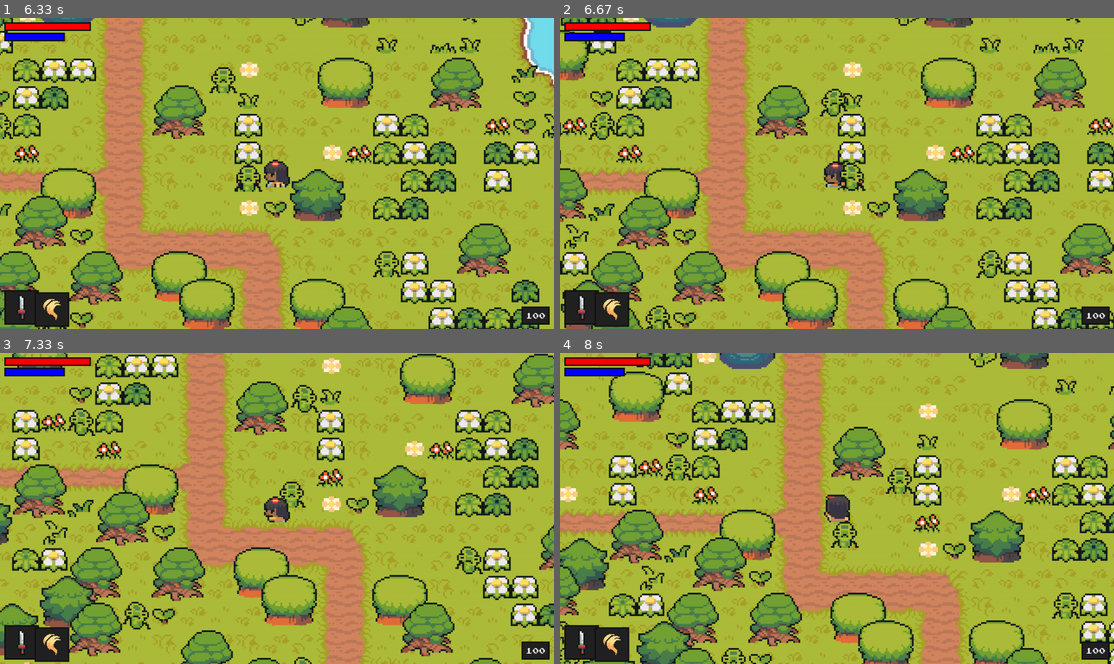
Above: before the commit, frames 1-4 (two rows, left to right).
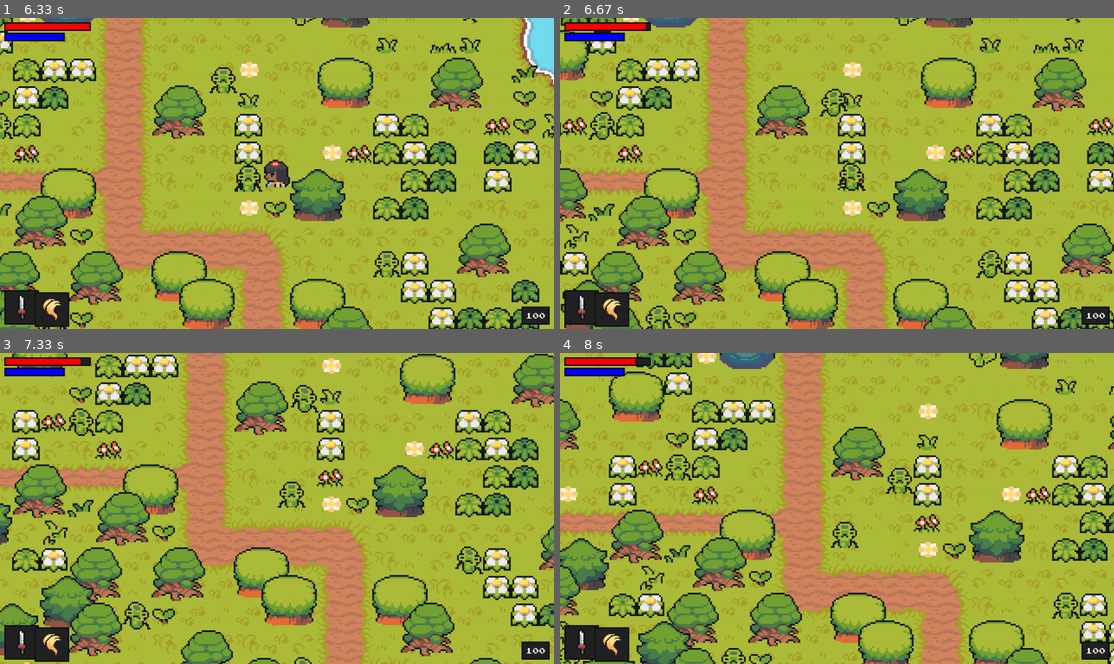
Above: after the commit, the same moments.

Repository: M1estere/Pygame_Project
Game: pygame game, started from code/main.py
The game is run twice, just before and just after one commit, with the same random seed, the same clock (stepped at 60 frames per second) and the same inputs.
Inputs:
- Up to frame 1 (6.33 s): hold Right 0.33-0.8 s; hold Up 0.83-1.13 s; hold Right 1.17-1.63 s; hold Left 1.67-2.2 s; hold Down 2.23-2.53 s; hold Left 2.57-2.97 s; hold Up 3-3.37 s; hold Right 3.4-4.03 s; hold Down 4.07-4.43 s; hold Left 4.47-4.93 s; hold Right 4.97-5.43 s; hold Up 5.47-5.77 s; hold Right 5.8-6.27 s; hold Left from 6.3 s (still down)
- Up to frame 2 (6.67 s): keep holding Left
- Up to frame 3 (7.33 s): release Left at 6.83 s; hold Down 6.87-7.17 s; hold Left from 7.2 s (still down)
- Up to frame 4 (8 s): release Left at 7.6 s; hold Up from 7.63 s (still down)

Frame 1 is identical in both runs. In frame 2, 0.3% of the frame differs, in the area x 15-52%, y 1-55%; in frame 3, 0.4%; in frame 4, 0.4%, in the area x 13-53%, y 1-55%.

Commit message:
Collisions enemy/player

Diff:
--- a/code/creature.py
+++ b/code/creature.py
@@ -1,4 +1,6 @@
 import pygame
+
+from math import sin
 
 class Creature(pygame.sprite.Sprite):
 	def __init__(self, groups):
@@ -31,3 +33,8 @@
 				if sprite.hitbox.colliderect(self.hitbox):
 					if self.direction.y > 0: self.hitbox.bottom = sprite.hitbox.top # down
 					if self.direction.y < 0: self.hitbox.top = sprite.hitbox.bottom # up
+
+	def wave_value(self):
+		value = sin(pygame.time.get_ticks())
+		if value >= 0: return 255
+		else: return 0
--- a/code/enemy.py
+++ b/code/enemy.py
@@ -6,7 +6,7 @@
 from support import import_folder
 
 class Enemy(Creature):
-    def __init__(self, enemy_name, pos, groups, obstacles):
+    def __init__(self, enemy_name, pos, groups, obstacles, damage_player):
         super().__init__(groups)
 
         self.sprite_type = 'enemy'
@@ -20,6 +20,7 @@
         self.hitbox = self.rect.inflate(0, -10)
 
         self.obstacles = obstacles
+        self.damage_player = damage_player
 
         self.monster_name = enemy_name
         monster_info = monster_data[self.monster_name]
@@ -91,9 +92,16 @@
         self.image = animation[int(self.frame_index)]
         self.rect = self.image.get_rect(center = self.hitbox.center)
 
+        if not self.can_take_damage:
+            alpha = self.wave_value()
+            self.image.set_alpha(alpha)
+        else:
+            self.image.set_alpha(255)
+
     def actions(self, player):
         if self.status == 'attack':
             self.attack_time = pygame.time.get_ticks()
+            self.damage_player(self.attack_damage, self.attack_type)
         elif self.status == 'move':
             self.direction = self.get_distance_direction_player(player)[1]
         else:
--- a/code/level.py
+++ b/code/level.py
@@ -66,7 +66,7 @@
 								elif col == '392': name = 'raccoon'
 								else: name = 'squid'
 
-								Enemy(name, (x, y), [self.visible_sprites, self.attackable_sprites], self.obstacle_sprites)
+								Enemy(name, (x, y), [self.visible_sprites, self.attackable_sprites], self.obstacle_sprites, self.damage_player)
 
 	def create_attack(self):
 		self.current_attack = Weapon(self.player, [self.visible_sprites, self.attack_sprites])
@@ -92,6 +92,13 @@
 							target_sprite.kill()
 						else:
 							target_sprite.get_damage(self.player, attack_sprite.sprite_type)
+
+	def damage_player(self, damage_value, attack_type):
+		if self.player.can_take_damage:
+			self.player.health -= damage_value
+			self.player.can_take_damage = False
+
+			self.player.hurt_time = pygame.time.get_ticks()
 
 	def run(self):
 		self.visible_sprites.custom_drawing(self.player)
--- a/code/player.py
+++ b/code/player.py
@@ -17,6 +17,10 @@
 		self.status = 'down'
 
 		self.obstacles = obstacles
+
+		self.can_take_damage = True
+		self.hurt_time = None
+		self.cannot_take_damage_duration = 500
 
 		self.attacking = False
 		self.attack_cooldown = 400
@@ -152,6 +156,10 @@
 			if current_time - self.magic_switch_time >= self.magic_switch_cooldown:
 				self.can_switch_magic = True
 
+		if not self.can_take_damage:
+			if current_time - self.hurt_time >= self.cannot_take_damage_duration:
+				self.can_take_damage = True
+
 	def get_weapon_damage(self):
 		base_damage = self.stats['attack']
 		weapon_damage = weapon_data[self.weapon]['damage']
@@ -168,6 +176,12 @@
 		self.image = animation[int(self.frame_index)]
 		self.rect = self.image.get_rect(center = self.hitbox.center)
 
+		if not self.can_take_damage:
+			alpha = self.wave_value()
+			self.image.set_alpha(alpha)
+		else:
+			self.image.set_alpha(255)
+
 	def update(self):
 		self.input()
 		self.cooldown()
